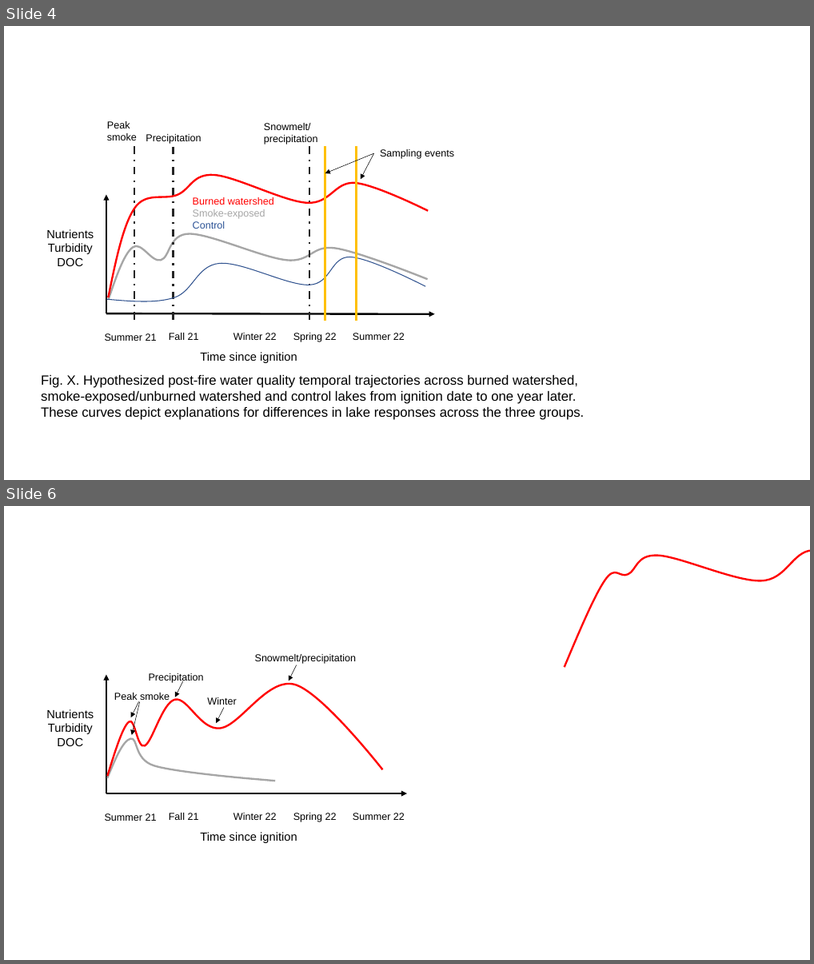
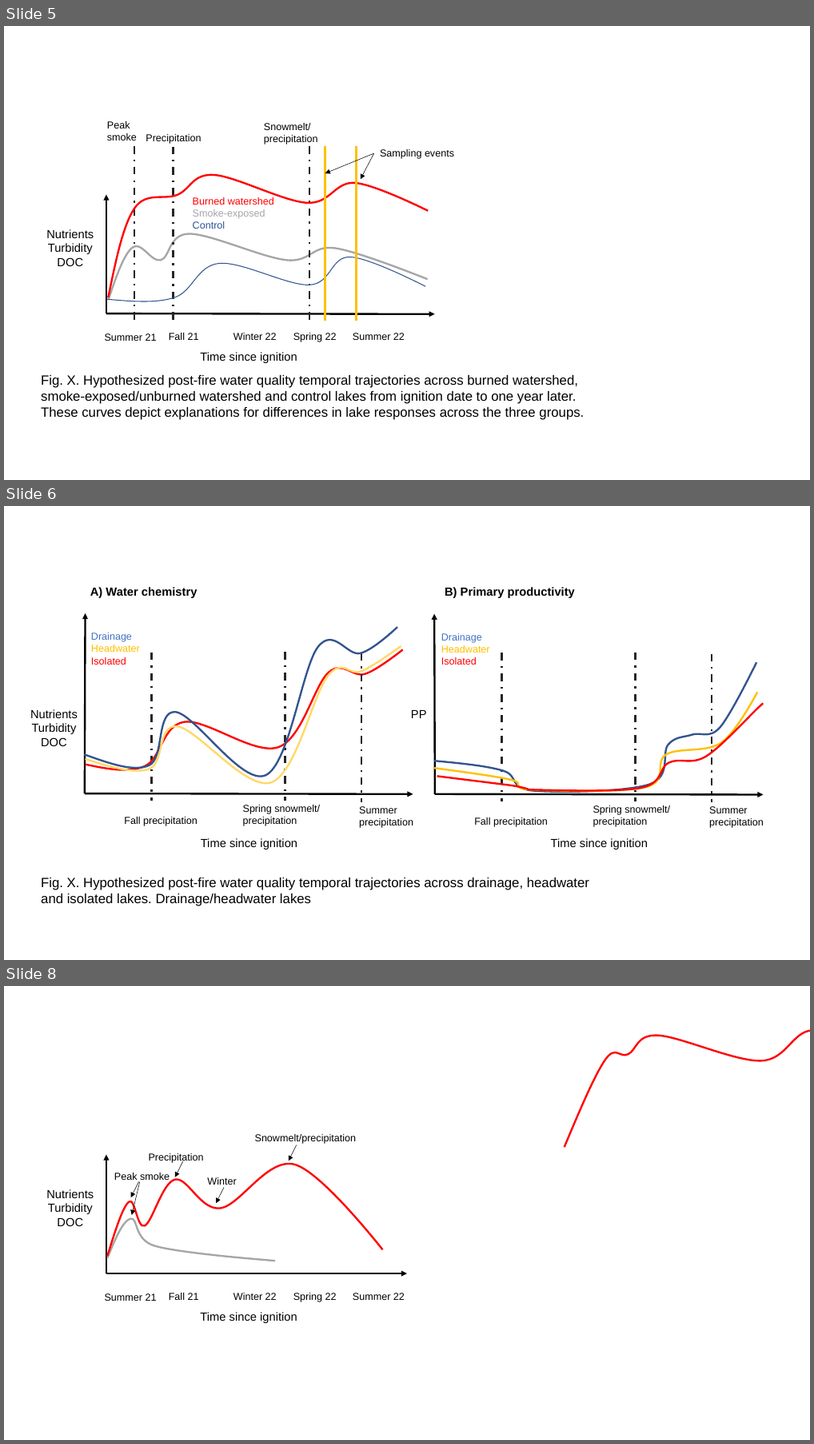
Before and after one commit to cont-limno/SplashNBurn, a slide deck: Figures/Conceptual.pptx. Shown one above the other, each under a label of ours: slides 4 and 6 before the commit, slides 5, 6 and 8 after it; the slides between them are not shown. The pictures are 814x964 and 814x1444 pixels, drawn with LibreOffice and Linux fonts; fonts in the diff are those of the drawing. Boxes give left, top, right and bottom in pixels: in the first picture for what was removed or moved away, otherwise in the second. Text is boxed around its words. In the diff, an @@ line names an element or a change of style, - is before the commit and + after.

```diff
--- a/Figures/Conceptual.pptx
+++ b/Figures/Conceptual.pptx
@@ slide 6 added at <box>4,506,810,960</box>, background #FFFFFF @@
@@ text added at <box>90,587,198,598</box>, 14 pt, text #000000, bold @@
+A) Water chemistry
@@ text added at <box>445,587,575,598</box>, 14 pt, text #000000, bold @@
+B) Primary productivity
@@ arrow added from (85, 793) to (85, 613), #000000 2.25 pt @@
@@ arrow added from (435, 794) to (434, 614), #000000 2.25 pt @@
@@ freeform shape added at <box>85,649,402,770</box>, outline #FF0000 2.25 pt @@
@@ freeform shape added at <box>85,646,401,783</box>, outline #FFD966 2.25 pt @@
@@ freeform shape added at <box>85,627,398,776</box>, outline #325491 2.25 pt @@
@@ text added at <box>91,632,140,664</box>, 12 pt, text #FFC000 @@
+Drainage
+Headwater
+Isolated
@@ text added at <box>442,633,490,664</box>, 12 pt, text #FFC000 @@
+Drainage
+Headwater
+Isolated
@@ line added from (152, 652) to (152, 800), #262626 2.25 pt dashed @@
@@ line added from (286, 652) to (286, 800), #262626 2.25 pt dashed @@
@@ line added from (362, 653) to (362, 802), #262626 2.25 pt dashed @@
@@ freeform shape added at <box>434,662,757,792</box>, outline #325491 2.25 pt @@
@@ line added from (502, 653) to (502, 801), #262626 2.25 pt dashed @@
@@ line added from (635, 652) to (635, 801), #262626 2.25 pt dashed @@
@@ line added from (712, 654) to (712, 803), #262626 2.25 pt dashed @@
@@ freeform shape added at <box>434,692,758,790</box>, outline #FFC000 2.25 pt @@
@@ text added at <box>30,709,78,746</box>, 14 pt, text #000000 @@
+Nutrients
+Turbidity
+DOC
@@ text added at <box>411,710,427,718</box>, 14 pt, text #000000 @@
+PP
@@ freeform shape added at <box>437,704,764,791</box>, outline #FF0000 2.25 pt @@
@@ arrow added from (85, 793) to (414, 794), #000000 2.25 pt @@
@@ text added at <box>124,816,198,826</box>, 12 pt, text #000000 @@
+Fall precipitation
@@ text added at <box>243,804,320,826</box>, 12 pt, text #000000 @@
+Spring snowmelt/ precipitation
@@ text added at <box>359,806,414,828</box>, 12 pt, text #000000 @@
+Summer precipitation
@@ arrow added from (435, 794) to (764, 795), #000000 2.25 pt @@
@@ text added at <box>474,817,548,827</box>, 12 pt, text #000000 @@
+Fall precipitation
@@ text added at <box>594,805,670,827</box>, 12 pt, text #000000 @@
+Spring snowmelt/ precipitation
@@ text added at <box>710,806,764,828</box>, 12 pt, text #000000 @@
+Summer precipitation
@@ text added at <box>201,838,298,849</box>, 14 pt, text #000000 @@
+Time since ignition
@@ text added at <box>551,838,648,849</box>, 14 pt, text #000000 @@
+Time since ignition
@@ text added at <box>41,877,590,906</box>, 16 pt, text #000000 @@
+Fig. X. Hypothesized post-fire water quality temporal trajectories across drainage, headwater and isolated lakes. Drainage/headwater lakes
@@ what was slide 4 is now slide 5 @@
@@ what was slide 6 is now slide 8 @@
```
Also in this commit, not shown: 5 other slides added, 1 slide removed, 8 other files.
